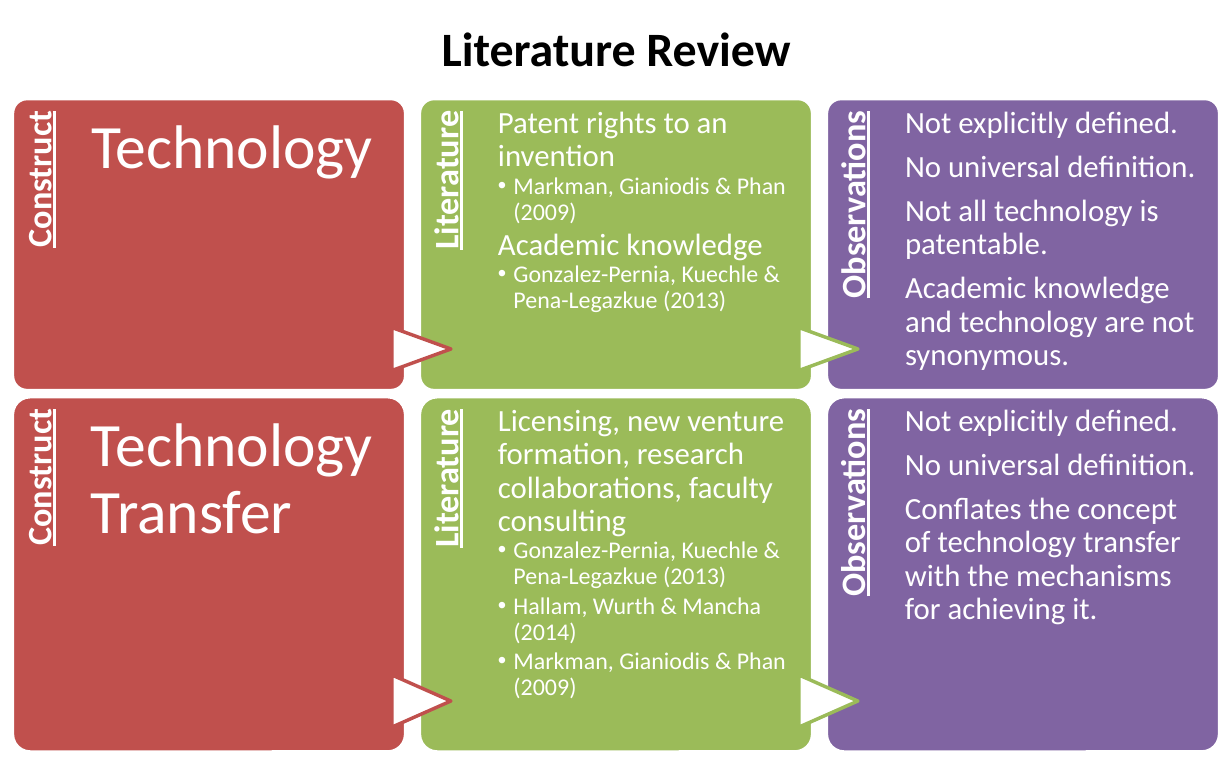
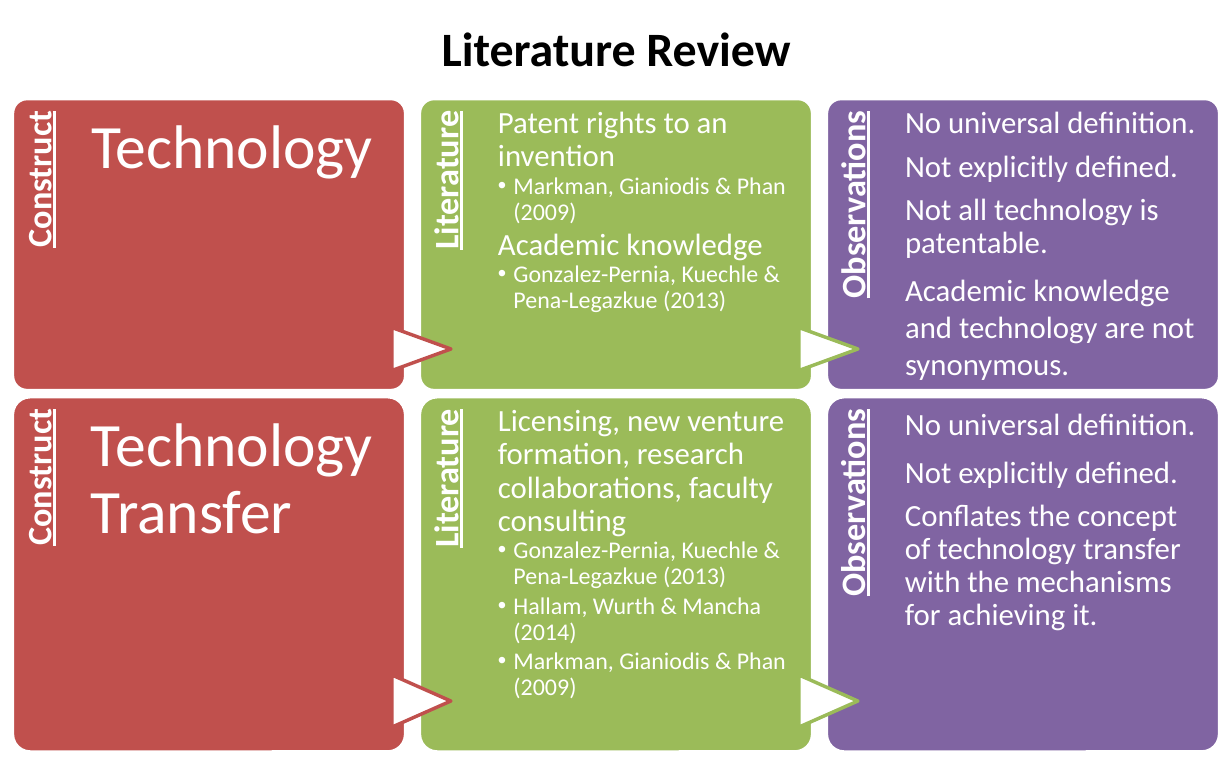
Before and after one commit to SLU-Courses-Townes/SOC5600, a slide deck: slide 10 of FinalProject/Presentation/Townes_SOC5600_FinalProject_Presentation.pptx. Drawn at 1232x770 pixels with LibreOffice and Linux fonts; fonts in the diff are those of the drawing. Boxes give left, top, right and bottom in pixels: in the first picture for what was removed or moved away, otherwise in the second. Text is boxed around its words. In the diff, an @@ line names an element or a change of style, - is before the commit and + after.

```diff
--- a/FinalProject/Presentation/Townes_SOC5600_FinalProject_Presentation.pptx
+++ b/FinalProject/Presentation/Townes_SOC5600_FinalProject_Presentation.pptx
@@ text at <box>905,111,1195,133</box>: paragraph added @@
+No universal definition.
@@ text at <box>905,155,1195,177</box>: paragraph removed @@
-No universal definition.
@@ text at <box>905,155,1195,380</box>: line spacing 0.9 to 1 @@
@@ text at <box>905,413,1195,435</box>: paragraph added @@
+No universal definition.
@@ text at <box>905,453,1195,475</box>: paragraph removed @@
-No universal definition.
@@ text at <box>905,461,1181,631</box>: line spacing 0.9 to 1 @@
```
Also in this commit, not shown: 10 other slides changed, 1 slide added.
